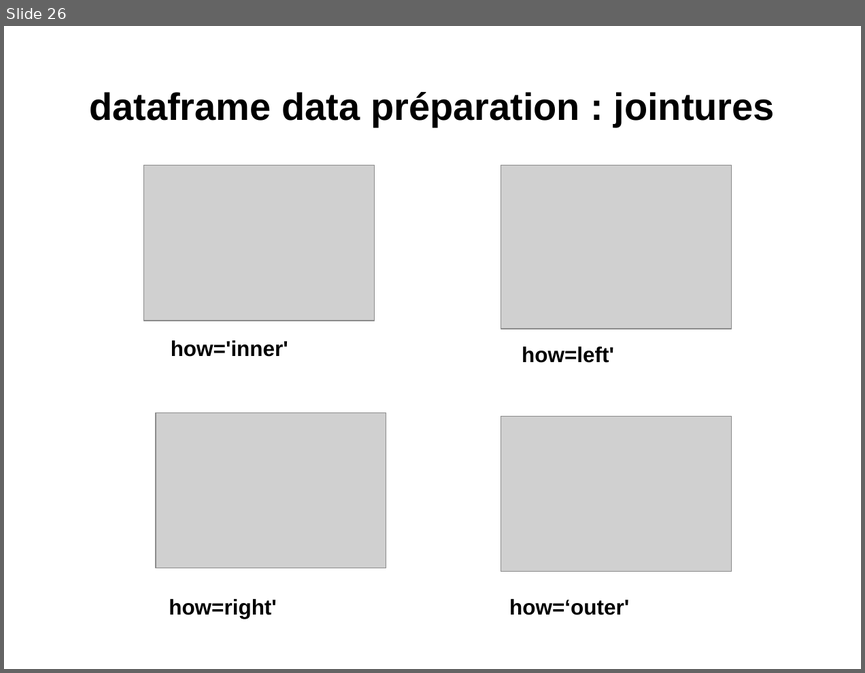
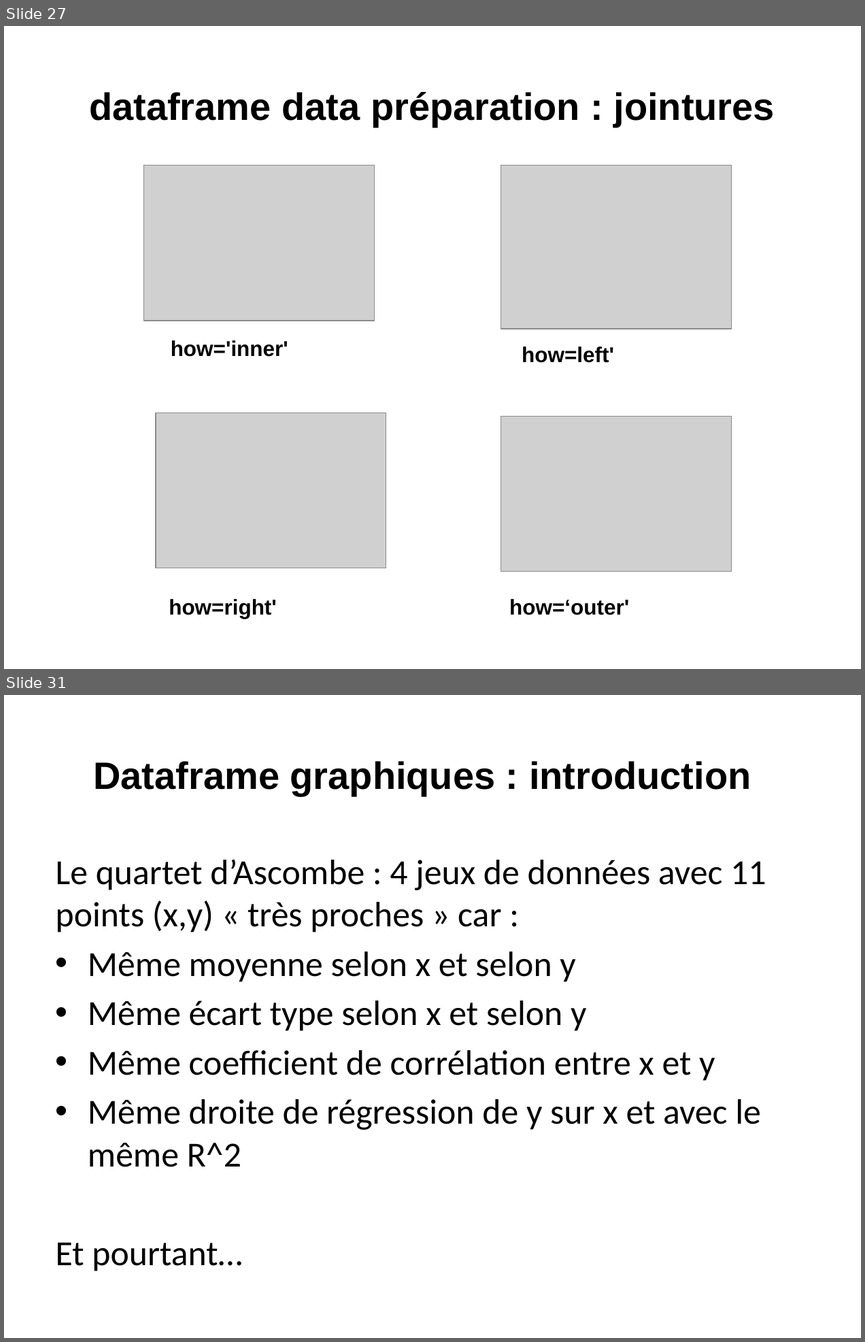
Before and after one commit to loicmidy/formation-python, a slide deck: formation python.pptx. Shown one above the other, each under a label of ours: slide 26 before the commit, slides 27 and 31 after it; the slides between them are not shown. The pictures are 865x673 and 865x1342 pixels, drawn with LibreOffice and Linux fonts; fonts in the diff are those of the drawing; grey boxes stand for pictures. Boxes give left, top, right and bottom in pixels: in the first picture for what was removed or moved away, otherwise in the second. Text is boxed around its words. In the diff, an @@ line names an element or a change of style, - is before the commit and + after.

```diff
--- a/formation python.pptx
+++ b/formation python.pptx
@@ slide 31 added at (4, 695, 861, 1338), background #FFFFFF @@
@@ title added at (93, 761, 751, 796), 32 pt, text #000000, bold @@
+Dataframe graphiques : introduction
@@ text added at (56, 859, 766, 1271), 29.6 pt, text #000000 @@
+Le quartet d’Ascombe : 4 jeux de données avec 11 points (x,y) « très proches » car :
+• Même moyenne selon x et selon y
+• Même écart type selon x et selon y
+• Même coefficient de corrélation entre x et y
+• Même droite de régression de y sur x et avec le même R^2
+Et pourtant…
@@ what was slide 26 is now slide 27 @@
```
Also in this commit, not shown: 4 slides changed, 20 other slides added, 1 slide removed, 16 other files.
